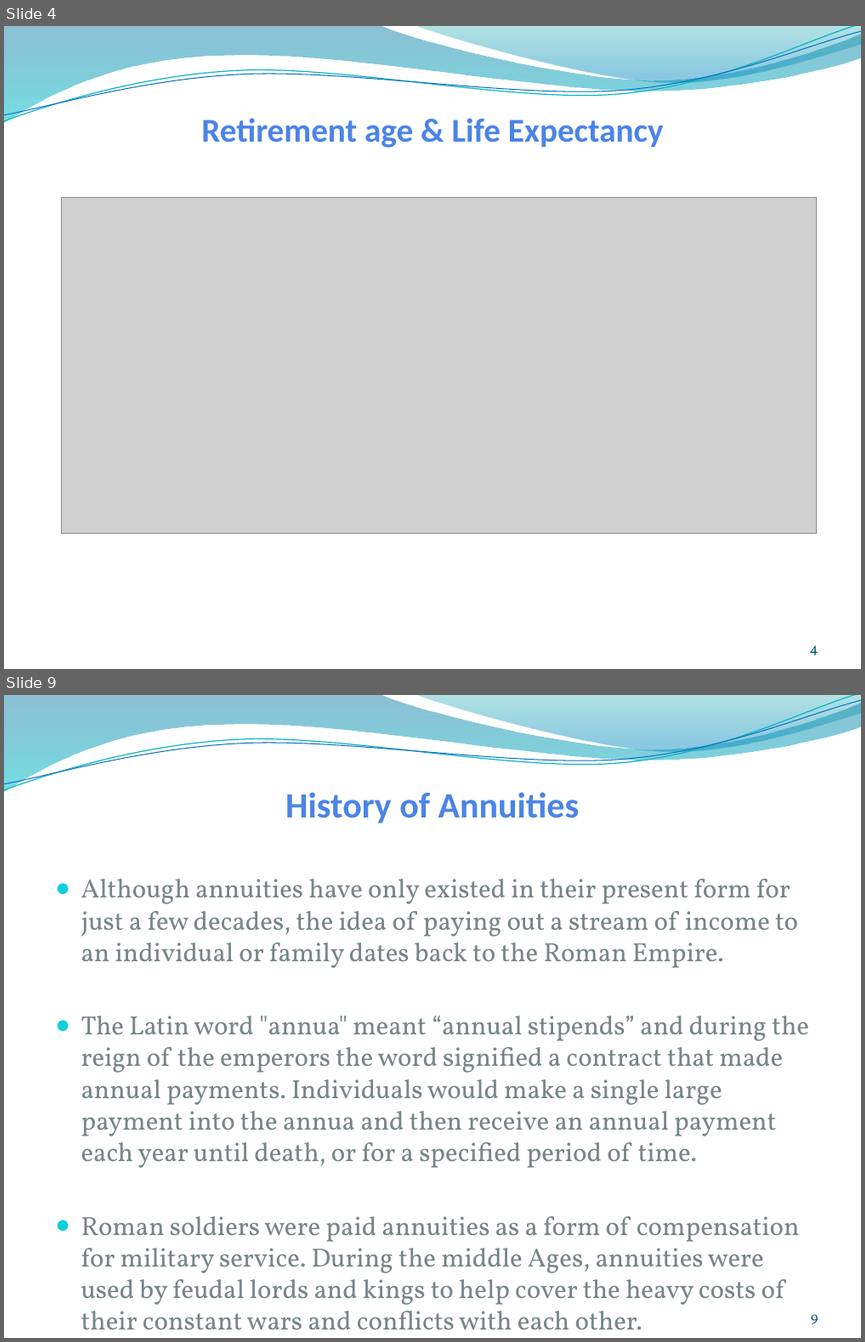
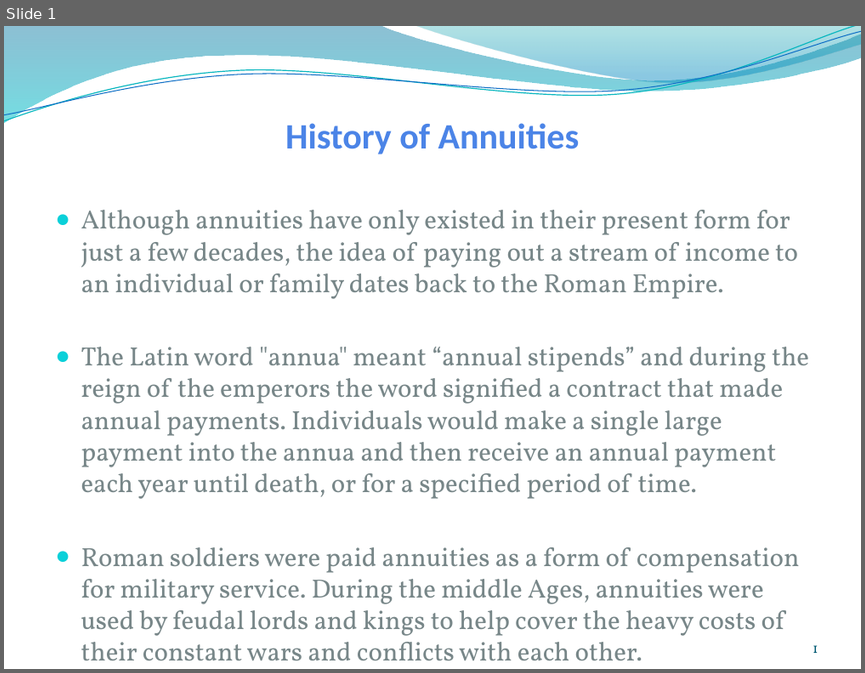
Before and after one commit to chandankrprasad/test, a slide deck: Annuities Sessions/Annuities - Session I.pptx. Shown one above the other, each under a label of ours: slides 4 and 9 before the commit, slide 1 after it; the slides between them are not shown. The pictures are 865x1342 and 865x673 pixels, drawn with LibreOffice and Linux fonts; fonts in the diff are those of the drawing; grey boxes stand for pictures; background and template pictures are left out. Boxes give left, top, right and bottom in pixels: in the first picture for what was removed or moved away, otherwise in the second. Text is boxed around its words. In the diff, an @@ line names an element or a change of style, - is before the commit and + after.

```diff
--- a/Annuities Sessions/Annuities - Session I.pptx
+++ b/Annuities Sessions/Annuities - Session I.pptx
@@ slide 4 removed at bbox=[4, 26, 861, 669], background picture (left out); not listed: 4 template elements that a slide beside it also shows @@
@@ title removed at bbox=[201, 118, 664, 148] @@
-Retirement age & Life Expectancy
@@ picture removed at bbox=[62, 198, 817, 533] @@
@@ page number removed at bbox=[810, 645, 818, 655] @@
-4
@@ what was slide 9 is now slide 1 @@
@@ page number at bbox=[812, 645, 818, 652]: text changed @@
-9
+1
```
Also in this commit, not shown: 7 other slides removed.
